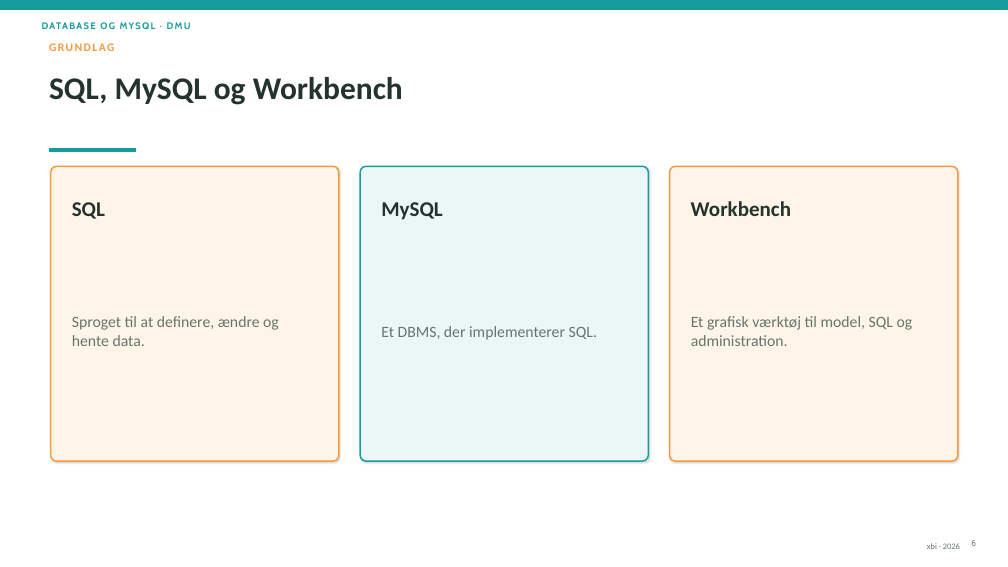
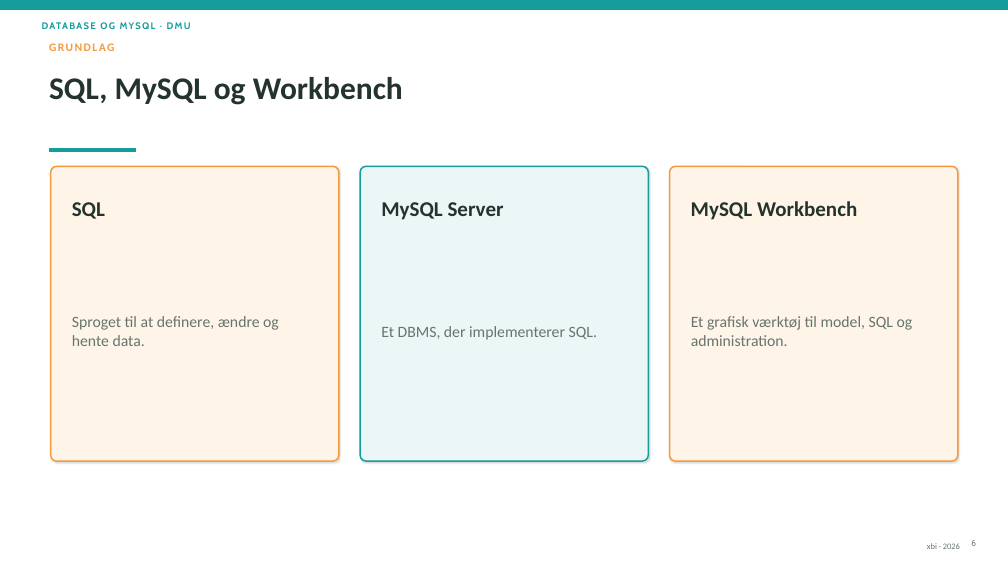
Before and after one commit to xiaoleibi/DMU26, a slide deck: slide 6 of DBPPT/DB Gang3 DataTyper.pptx. Drawn at 1008x567 pixels with LibreOffice and Linux fonts; fonts in the diff are those of the drawing. Boxes give left, top, right and bottom in pixels: in the first picture for what was removed or moved away, otherwise in the second. Text is boxed around its words. In the diff, an @@ line names an element or a change of style, - is before the commit and + after.

```diff
--- a/DBPPT/DB Gang3 DataTyper.pptx
+++ b/DBPPT/DB Gang3 DataTyper.pptx
@@ text at bbox=[115, 78, 504, 216]: text changed @@
-MySQL
+MySQL Server
@@ text at bbox=[691, 201, 857, 220]: text changed @@
-Workbench
+MySQL Workbench
```
Also in this commit, not shown: 6 other slides changed, 2 slides removed, 2 other files.
